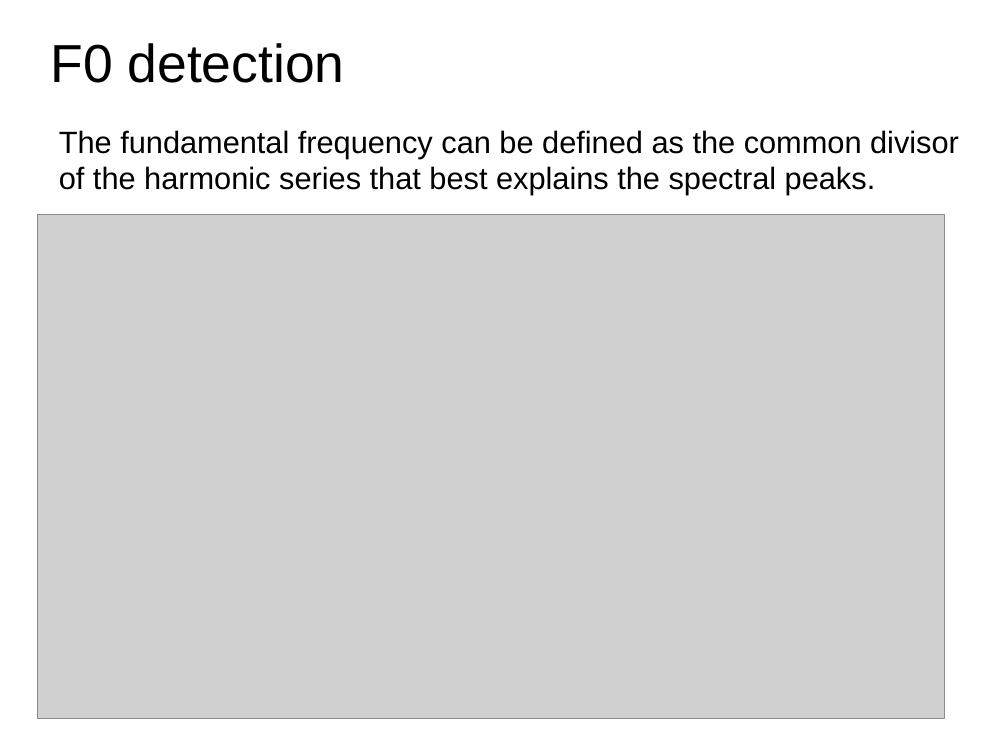
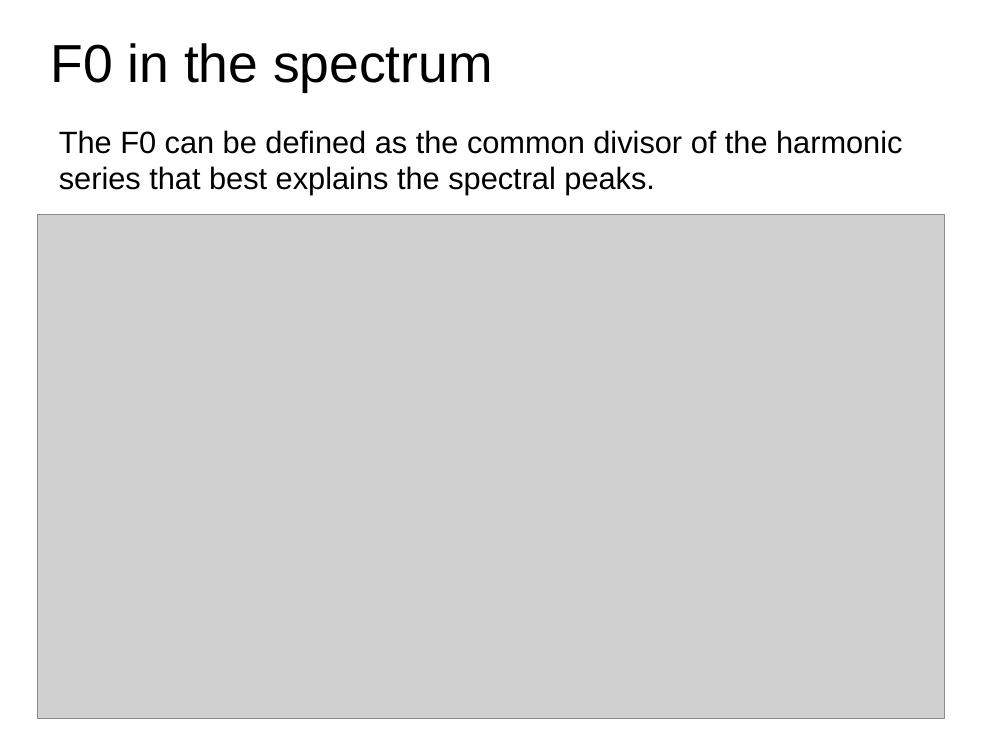
Before and after one commit to MTG/sms-tools, a slide deck: slide 12 of lectures/6-Harmonic-model/F0-detection.odp. Drawn at 1008x756 pixels with LibreOffice and Linux fonts; fonts in the diff are those of the drawing; grey boxes stand for pictures. Boxes give left, top, right and bottom in pixels: in the first picture for what was removed or moved away, otherwise in the second. Text is boxed around its words. In the diff, an @@ line names an element or a change of style, - is before the commit and + after.

Commit message:
changes to lectures

```diff
--- a/lectures/6-Harmonic-model/F0-detection.odp
+++ b/lectures/6-Harmonic-model/F0-detection.odp
@@ title at (50, 43, 493, 92): text changed @@
-F0 detection
+F0 in the spectrum
@@ text at (59, 130, 902, 195): text changed @@
-The fundamental frequency can be defined as the common divisor of the harmonic series that best explains the spectral peaks.
+The F0 can be defined as the common divisor of the harmonic series that best explains the spectral peaks.
```
Also in this commit, not shown: 6 other slides changed, 5 slides added, 5 slides removed, 59 other files.
